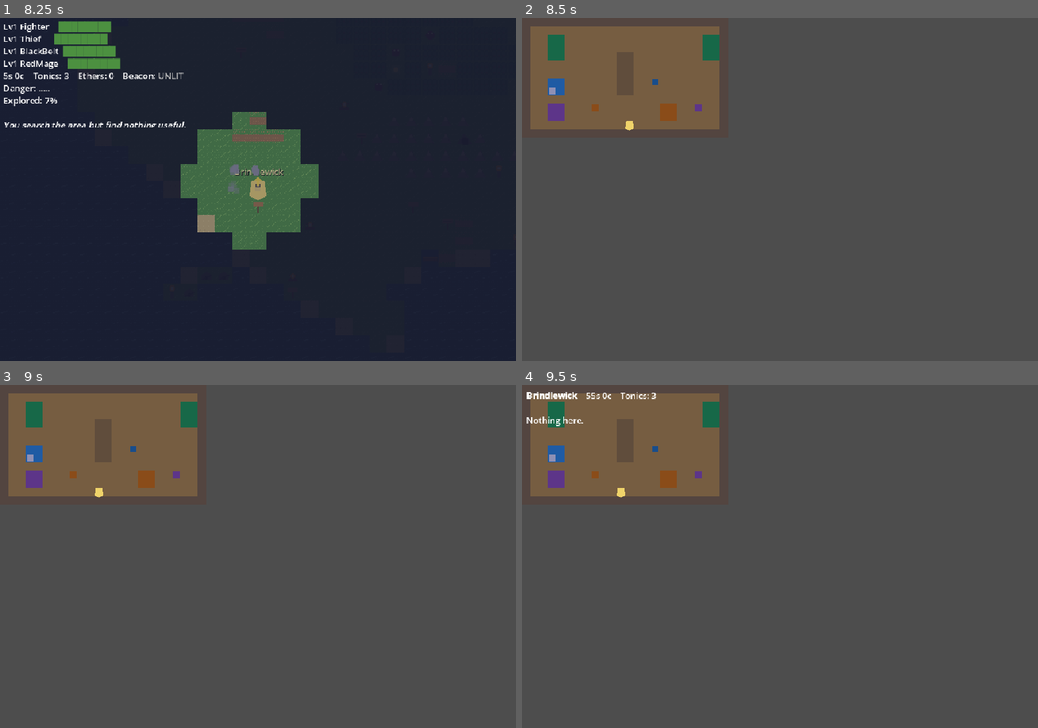
Above: before the commit, frames 1-4 (two rows, left to right).
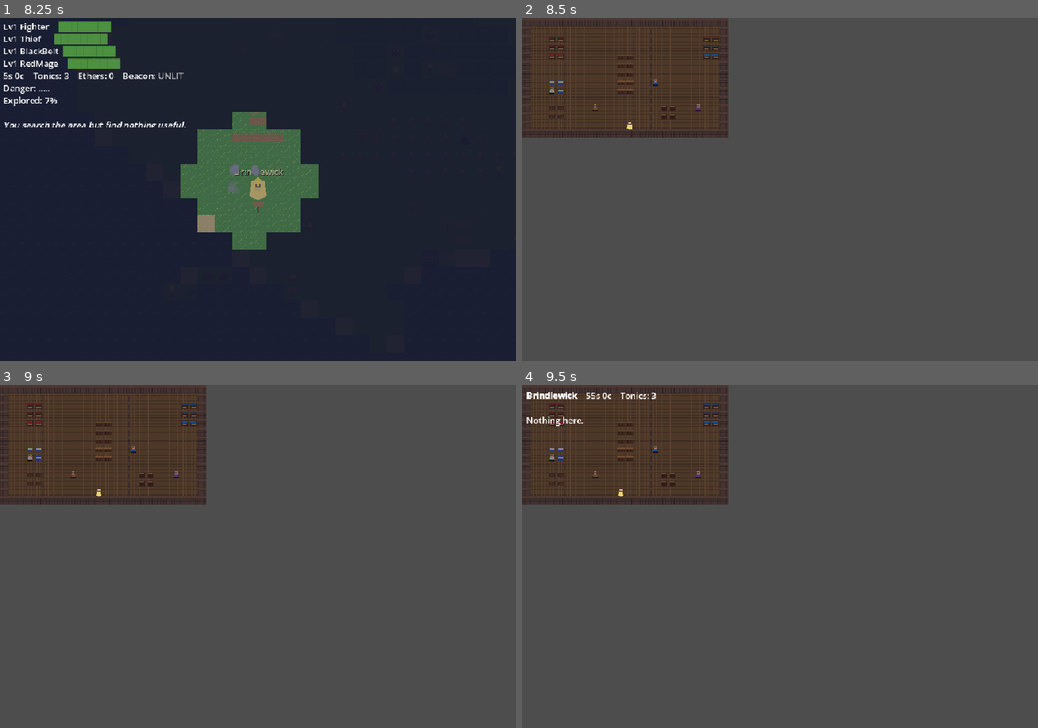
Above: after the commit, the same moments.

Repository: wink-/lanternhouse
Game: Godot game, scene res://scenes/title/title.tscn
Two runs of this game, one before a commit and one after it. Both use one fixed random seed, a clock stepped at 60 frames per second and the inputs below.
Inputs:
- Up to frame 1 (8.25 s): tap Enter at 0.5, 2, 2.1, 3.5 s; hold D (move_right) 0.53-1.28 s; tap E (interact) at 0.6 s; tap Space at 0.77, 1.25, 1.52, 2.75, 3.02, 3.77, 4.25, 4.52, 6.02, 6.77, 7.52 s; hold S (move_down) 1.28-2.03 s; tap 1 at 1.35 s; hold D (move_right) 2.03-2.78 s; hold W (move_up) 2.78-3.53 s; tap 2 at 2.85 s; hold A (move_left) 3.53-5.03 s; tap 3 at 3.6 s; tap Escape at 4.15 s; tap 4 at 4.35 s; hold S (move_down) 5.03-5.78 s; tap 5 at 5.1 s; hold D (move_right) 5.78-6.53 s; tap Tab at 5.85 s; hold W (move_up) 6.53-7.28 s; tap M at 6.6 s; hold D (move_right) 7.28-8.03 s; tap I at 7.35 s; hold S (move_down) from 8.03 s (still down); tap C at 8.1 s
- Up to frame 2 (8.5 s): keep holding S (move_down)
- Up to frame 3 (9 s): release S (move_down) at 8.78 s; hold A (move_left) from 8.78 s (still down); tap J at 8.85 s
- Up to frame 4 (9.5 s): keep holding A (move_left); tap Space at 9.02 s

Frame 1 is identical in both runs. In frame 2, 12% of the frame differs, in the area x 0-40%, y 0-35%; in frame 3, 12%; in frame 4, 11%.

Commit message:
Improve Brindlewick town visuals

Diff:
--- a/scripts/town.gd
+++ b/scripts/town.gd
@@ -23,6 +23,28 @@
 
 const CharDB := preload("res://scripts/data/classes.gd")
 const TILE_SIZE := 16
+const TOWN_ATLAS_PATH := "res://assets/sprites/tiles/lanternhouse_town.png"
+const TILE_RECTS := {
+	"#": Rect2i(Vector2i(0, 0), Vector2i(TILE_SIZE, TILE_SIZE)),
+	".": Rect2i(Vector2i(16, 0), Vector2i(TILE_SIZE, TILE_SIZE)),
+	"@": Rect2i(Vector2i(32, 0), Vector2i(TILE_SIZE, TILE_SIZE)),
+	"W": Rect2i(Vector2i(48, 0), Vector2i(TILE_SIZE, TILE_SIZE)),
+	"A": Rect2i(Vector2i(64, 0), Vector2i(TILE_SIZE, TILE_SIZE)),
+	"I": Rect2i(Vector2i(80, 0), Vector2i(TILE_SIZE, TILE_SIZE)),
+	"S": Rect2i(Vector2i(96, 0), Vector2i(TILE_SIZE, TILE_SIZE)),
+	"E": Rect2i(Vector2i(112, 0), Vector2i(TILE_SIZE, TILE_SIZE)),
+}
+const NPC_RECTS := {
+	"weapon_merchant": Rect2i(Vector2i(0, 32), Vector2i(TILE_SIZE, TILE_SIZE)),
+	"armor_merchant": Rect2i(Vector2i(16, 32), Vector2i(TILE_SIZE, TILE_SIZE)),
+	"innkeeper": Rect2i(Vector2i(32, 32), Vector2i(TILE_SIZE, TILE_SIZE)),
+	"elder": Rect2i(Vector2i(48, 32), Vector2i(TILE_SIZE, TILE_SIZE)),
+	"tavern_keeper": Rect2i(Vector2i(64, 32), Vector2i(TILE_SIZE, TILE_SIZE)),
+	"healer": Rect2i(Vector2i(80, 32), Vector2i(TILE_SIZE, TILE_SIZE)),
+	"tinkerer": Rect2i(Vector2i(96, 32), Vector2i(TILE_SIZE, TILE_SIZE)),
+	"realtor": Rect2i(Vector2i(112, 32), Vector2i(TILE_SIZE, TILE_SIZE)),
+}
+const PLAYER_RECT := Rect2i(Vector2i(0, 48), Vector2i(TILE_SIZE, TILE_SIZE))
 
 const MAP := [
 	"########################",
@@ -62,6 +84,7 @@
 var exchange_idx: int = 0
 var _wander_timer: float = 0.0
 var _npc_wander_pos: Dictionary = {}
+var _town_atlas: Texture2D
 const WANDER_INTERVAL := 2.5
 const WANDER_RADIUS := 3
 
@@ -70,6 +93,7 @@
 @onready var dialog: RichTextLabel = $Dialog
 
 func _ready() -> void:
+	_load_town_atlas()
 	_draw_map()
 	_build_npc_positions()
 	_draw_npcs()
@@ -88,15 +112,34 @@
 				m["xp"] += xp
 	_update_player()
 
+func _load_town_atlas() -> void:
+	if not FileAccess.file_exists(TOWN_ATLAS_PATH):
+		push_warning("Town atlas missing: %s" % TOWN_ATLAS_PATH)
+		return
+	var image := Image.new()
+	if image.load(TOWN_ATLAS_PATH) != OK:
+		push_warning("Town atlas could not be loaded: %s" % TOWN_ATLAS_PATH)
+		return
+	_town_atlas = ImageTexture.create_from_image(image)
+
 func _draw_map() -> void:
 	for y in range(MAP.size()):
 		for x in range(MAP[y].length()):
 			var tile: String = MAP[y].substr(x, 1)
-			var rect := ColorRect.new()
-			rect.color = COLORS.get(tile, Color.MAGENTA)
-			rect.position = Vector2(x * TILE_SIZE, y * TILE_SIZE)
-			rect.size = Vector2(TILE_SIZE, TILE_SIZE)
-			map_layer.add_child(rect)
+			if _town_atlas:
+				var sprite := Sprite2D.new()
+				sprite.texture = _town_atlas
+				sprite.region_enabled = true
+				sprite.region_rect = TILE_RECTS.get(tile, TILE_RECTS["."])
+				sprite.centered = false
+				sprite.position = Vector2(x * TILE_SIZE, y * TILE_SIZE)
+				map_layer.add_child(sprite)
+			else:
+				var rect := ColorRect.new()
+				rect.color = COLORS.get(tile, Color.MAGENTA)
+				rect.position = Vector2(x * TILE_SIZE, y * TILE_SIZE)
+				rect.size = Vector2(TILE_SIZE, TILE_SIZE)
+				map_layer.add_child(rect)
 
 
 func _build_npc_positions() -> void:
@@ -110,17 +153,27 @@
 
 func _draw_npcs() -> void:
 	for npc_id: String in NPC_IDS:
-		var marker := ColorRect.new()
-		marker.color = NPCDB.get_npc_color(npc_id)
-		marker.size = Vector2(12, 12)
+		var marker := Sprite2D.new()
+		if _town_atlas:
+			marker.texture = _town_atlas
+			marker.region_enabled = true
+			marker.region_rect = NPC_RECTS.get(npc_id, NPC_RECTS["tavern_keeper"])
+		else:
+			marker.texture = _make_solid_texture(Color.WHITE)
+			marker.modulate = NPCDB.get_npc_color(npc_id)
 		var p: Vector2i = _npc_wander_pos.get(npc_id, Vector2i(-1, -1))
 		if p.x >= 0:
-			marker.position = Vector2(p * TILE_SIZE) + Vector2(2, 2)
+			marker.position = Vector2(p * TILE_SIZE) + Vector2(TILE_SIZE / 2, TILE_SIZE / 2)
 			marker.visible = true
 		else:
 			marker.visible = false
 		map_layer.add_child(marker)
 		_npc_markers[npc_id] = marker
+
+func _make_solid_texture(color: Color) -> Texture2D:
+	var image := Image.create(TILE_SIZE, TILE_SIZE, false, Image.FORMAT_RGBA8)
+	image.fill(color)
+	return ImageTexture.create_from_image(image)
 
 func _find_npc_pos(npc_id: String) -> Vector2i:
 	for p: Vector2i in npc_positions:
@@ -140,10 +193,10 @@
 	npc_positions["_phase"] = phase
 	for npc_id: String in NPC_IDS:
 		if _npc_markers.has(npc_id):
-			var marker: ColorRect = _npc_markers[npc_id]
+			var marker: Sprite2D = _npc_markers[npc_id]
 			var p: Vector2i = _npc_wander_pos.get(npc_id, Vector2i(-1, -1))
 			if p.x >= 0:
-				marker.position = Vector2(p * TILE_SIZE) + Vector2(2, 2)
+				marker.position = Vector2(p * TILE_SIZE) + Vector2(TILE_SIZE / 2, TILE_SIZE / 2)
 				marker.visible = true
 			else:
 				marker.visible = false
@@ -206,6 +259,15 @@
 	_refresh_npcs()
 	_apply_day_tint()
 	player_sprite.position = Vector2(pos * TILE_SIZE) + Vector2(TILE_SIZE / 2, TILE_SIZE / 2)
+	if _town_atlas and not player_sprite.has_node("Sprite"):
+		var sprite := Sprite2D.new()
+		sprite.name = "Sprite"
+		sprite.texture = _town_atlas
+		sprite.region_enabled = true
+		sprite.region_rect = PLAYER_RECT
+		player_sprite.add_child(sprite)
+		if player_sprite.has_node("Body"):
+			player_sprite.get_node("Body").visible = false
 
 func _apply_day_tint() -> void:
 	var phase: String = GameData.get_day_phase()
Binary file added: assets/sprites/tiles/lanternhouse_town.png
